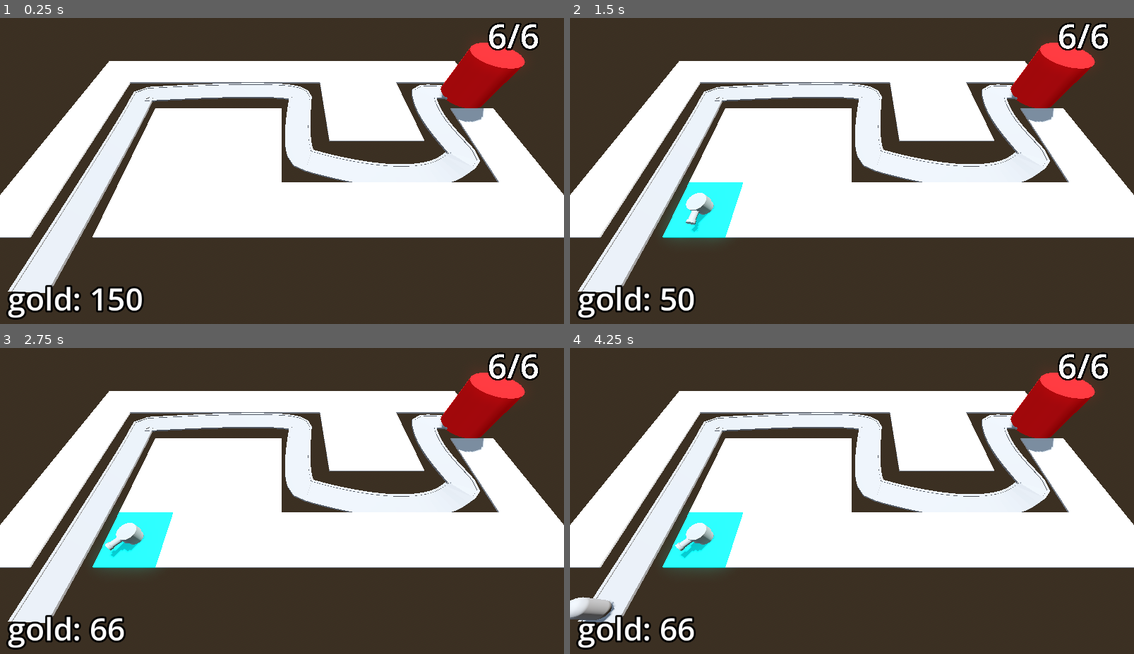
Above: before the commit, frames 1-4 (two rows, left to right).
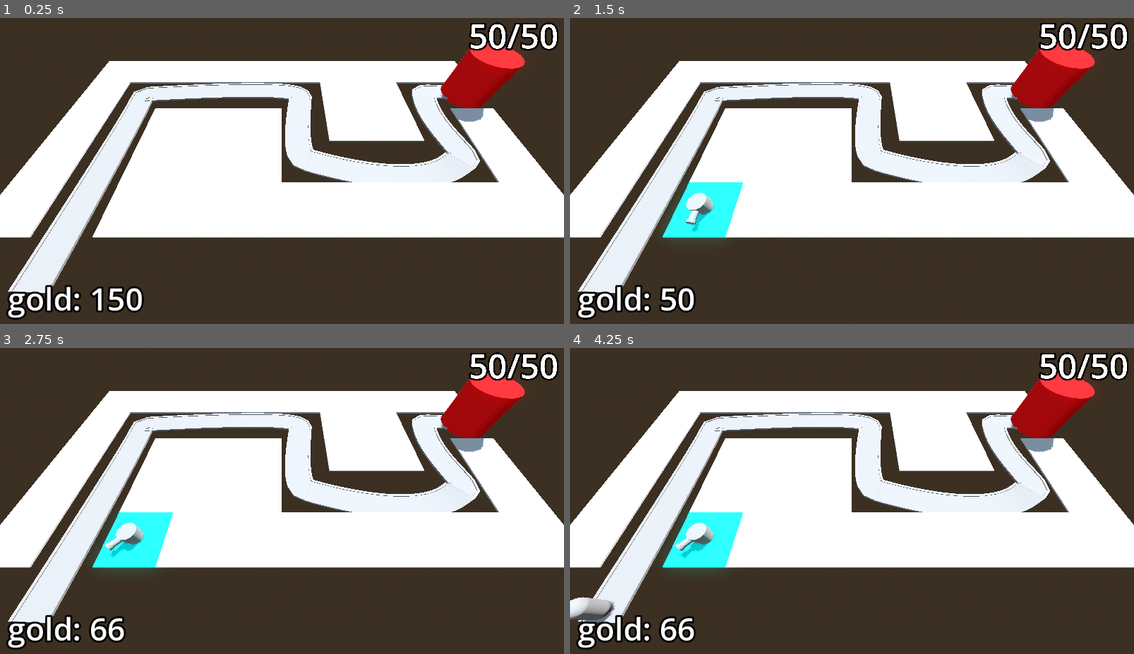
Above: after the commit, the same moments.

Repository: EsbenNyboe/TowerDefense
Game: Godot game, scene res://BaseLevel.tscn
The game is run twice, just before and just after one commit, with the same random seed, the same clock (stepped at 60 frames per second) and the same inputs.
Inputs (mouse positions are in pixels of both pictures, inside the frame that each line leads up to):
- Up to frame 1 (0.25 s): no input
- Up to frame 2 (1.5 s): tap Enter at 0.5 s; move the mouse to (976, 152) at 0.52 s; press the mouse at (976, 152) at 0.53 s; tap Space at 1.25 s; move the mouse to (739, 186) at 1.27 s; release the mouse at (739, 186) at 1.28 s; click (739, 186) at 1.35 s
- Up to frame 3 (2.75 s): tap Enter at 2 s; move the mouse to (338, 430) at 2.02 s; press the mouse at (338, 430) at 2.03 s
- Up to frame 4 (4.25 s): tap Space at 2.75 s; move the mouse to (823, 562) at 2.77 s; release the mouse at (823, 562) at 2.78 s; click (823, 562) at 2.85 s; tap Enter at 3.5 s; move the mouse to (1021, 546) at 3.52 s; press the mouse at (1021, 546) at 3.53 s

The runs differ from the first frame. In frame 1, 0.7% of the frame differs, in the area x 83-99%, y 1-11%; in frame 2, 0.7%; in frame 3, 0.7%; in frame 4, 0.7%.

Commit message:
Setup end-screen

Diff:
--- a/barbarianblaster/BaseLevel.tscn
+++ b/barbarianblaster/BaseLevel.tscn
@@ -9,6 +9,7 @@
 [ext_resource type="PackedScene" uid="uid://qkeiacwrvcpk" path="res://Turret/turret.tscn" id="6_ufkdr"]
 [ext_resource type="Script" uid="uid://de3nu1qrqfi72" path="res://bank.gd" id="8_tv3th"]
 [ext_resource type="PackedScene" uid="uid://btk5hjsfktrsl" path="res://DifficultyManager/difficulty_manager.tscn" id="9_xkmwr"]
+[ext_resource type="PackedScene" uid="uid://bgnfnnp7cw1rr" path="res://UserInterface/victory_layer.tscn" id="10_now27"]
 
 [sub_resource type="ProceduralSkyMaterial" id="ProceduralSkyMaterial_dq0bh"]
 sky_horizon_color = Color(0.662243, 0.671743, 0.686743, 1)
@@ -62,11 +63,12 @@
 "cells": PackedInt32Array(1, 65535, 1441792, 0, 65535, 1441792, 65535, 65535, 1441792, 65534, 3, 1441792, 65531, 2, 144 …(528 unchanged characters)…
 }
 
-[node name="EnemyPath" type="Path3D" parent="." node_paths=PackedStringArray("difficulty_manager")]
+[node name="EnemyPath" type="Path3D" parent="." node_paths=PackedStringArray("difficulty_manager", "victory_layer")]
 curve = SubResource("Curve3D_lvb7b")
 script = ExtResource("3_ufkdr")
 enemy_scene = ExtResource("2_5x8ra")
 difficulty_manager = NodePath("../DifficultyManager")
+victory_layer = NodePath("../VictoryLayer")
 
 [node name="Road" type="CSGPolygon3D" parent="EnemyPath"]
 polygon = PackedVector2Array(-1, 0, -1, 0.1, 1, 0.1, 1, 0)
@@ -116,7 +118,7 @@
 
 [node name="Base" parent="." instance=ExtResource("3_knq2t")]
 transform = Transform3D(1, 0, 0, 0, 1, 0, 0, 0, 1, 18, 0, 2)
-max_health = 6
+max_health = 50
 
 [node name="TurretManager" type="Node3D" parent="." node_paths=PackedStringArray("enemy_path")]
 script = ExtResource("5_cwwxe")
@@ -146,5 +148,8 @@
 
 [node name="DifficultyManager" parent="." instance=ExtResource("9_xkmwr")]
 
+[node name="VictoryLayer" parent="." instance=ExtResource("10_now27")]
+visible = false
+
 [connection signal="timeout" from="EnemyPath/Timer" to="EnemyPath" method="spawn_enemy"]
 [connection signal="stop_spawning_enemies" from="DifficultyManager" to="EnemyPath" method="_on_difficulty_manager_stop_spawning_enemies"]
--- a/barbarianblaster/Enemy/enemy_path.gd
+++ b/barbarianblaster/Enemy/enemy_path.gd
@@ -2,6 +2,7 @@
 
 @export var enemy_scene: PackedScene
 @export var difficulty_manager: Node
+@export var victory_layer: CanvasLayer
 @onready var timer: Timer = $Timer
 
 func spawn_enemy() -> void:
@@ -21,3 +22,4 @@
 			if child is PathFollow3D:
 				return
 		print("you won")
+		victory_layer.visible = true
--- /dev/null
+++ b/barbarianblaster/UserInterface/victory_layer.gd
@@ -0,0 +1,8 @@
+extends CanvasLayer
+
+@export var retry_button : Button
+@export var quit_button : Button
+
+func _ready() -> void:
+	retry_button.pressed.connect(get_tree().reload_current_scene)
+	quit_button.pressed.connect(get_tree().quit)
--- /dev/null
+++ b/barbarianblaster/UserInterface/victory_layer.tscn
@@ -0,0 +1,54 @@
+[gd_scene load_steps=3 format=3 uid="uid://bgnfnnp7cw1rr"]
+
+[ext_resource type="Script" uid="uid://b1kuahlp1ocyo" path="res://UserInterface/victory_layer.gd" id="1_6k6vd"]
+
+[sub_resource type="LabelSettings" id="LabelSettings_veim5"]
+font_size = 96
+
+[node name="VictoryLayer" type="CanvasLayer" node_paths=PackedStringArray("retry_button", "quit_button")]
+script = ExtResource("1_6k6vd")
+retry_button = NodePath("CenterContainer/PanelContainer/VBoxContainer/HBoxContainer/RetryButton")
+quit_button = NodePath("CenterContainer/PanelContainer/VBoxContainer/HBoxContainer/QuitButton")
+
+[node name="ColorRect" type="ColorRect" parent="."]
+anchors_preset = 15
+anchor_right = 1.0
+anchor_bottom = 1.0
+grow_horizontal = 2
+grow_vertical = 2
+color = Color(0, 0, 0, 0.454902)
+
+[node name="CenterContainer" type="CenterContainer" parent="."]
+anchors_preset = 15
+anchor_right = 1.0
+anchor_bottom = 1.0
+grow_horizontal = 2
+grow_vertical = 2
+
+[node name="PanelContainer" type="PanelContainer" parent="CenterContainer"]
+custom_minimum_size = Vector2(400, 400)
+layout_mode = 2
+
+[node name="VBoxContainer" type="VBoxContainer" parent="CenterContainer/PanelContainer"]
+layout_mode = 2
+
+[node name="Label" type="Label" parent="CenterContainer/PanelContainer/VBoxContainer"]
+layout_mode = 2
+text = "Victory"
+label_settings = SubResource("LabelSettings_veim5")
+horizontal_alignment = 1
+
+[node name="HBoxContainer" type="HBoxContainer" parent="CenterContainer/PanelContainer/VBoxContainer"]
+layout_mode = 2
+
+[node name="RetryButton" type="Button" parent="CenterContainer/PanelContainer/VBoxContainer/HBoxContainer"]
+layout_mode = 2
+size_flags_horizontal = 3
+theme_override_font_sizes/font_size = 32
+text = "Retry"
+
+[node name="QuitButton" type="Button" parent="CenterContainer/PanelContainer/VBoxContainer/HBoxContainer"]
+layout_mode = 2
+size_flags_horizontal = 3
+theme_override_font_sizes/font_size = 32
+text = "Quit"
Not shown: 1 places in barbarianblaster/BaseLevel.tscn that only renumber resources
Not shown, added: barbarianblaster/UserInterface/victory_layer.gd.uid
